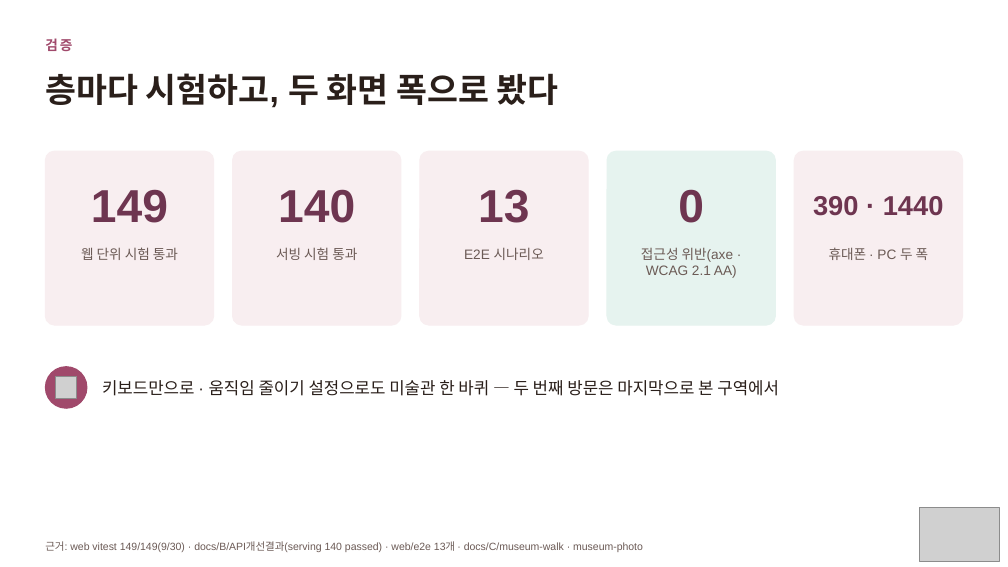
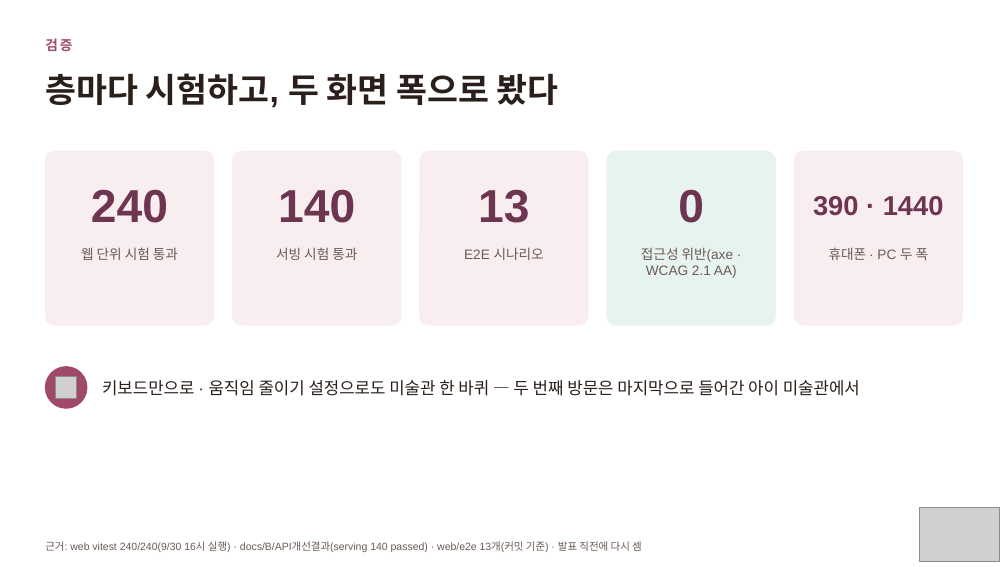
Before and after one commit to kids-gallery/uri-gallery, a slide deck: slide 17 of docs/공통/발표/우리아이미술관_발표2.pptx. Drawn at 1008x567 pixels with LibreOffice and Linux fonts; fonts in the diff are those of the drawing; grey boxes stand for pictures. Boxes give left, top, right and bottom in pixels: in the first picture for what was removed or moved away, otherwise in the second. Text is boxed around its words. In the diff, an @@ line names an element or a change of style, - is before the commit and + after.

```diff
--- a/docs/공통/발표/우리아이미술관_발표2.pptx
+++ b/docs/공통/발표/우리아이미술관_발표2.pptx
@@ text at <box>91,189,168,223</box>: text changed @@
-149
+240
@@ text at <box>102,380,860,396</box>: text changed @@
-키보드만으로 · 움직임 줄이기 설정으로도 미술관 한 바퀴 — 두 번째 방문은 마지막으로 본 구역에서
+키보드만으로 · 움직임 줄이기 설정으로도 미술관 한 바퀴 — 두 번째 방문은 마지막으로 들어간 아이 미술관에서
@@ text at <box>45,541,642,552</box>: text changed @@
-근거: web vitest 149/149(9/30) · docs/B/API개선결과(serving 140 passed) · web/e2e 13개 · docs/C/museum-walk · museum-photo
+근거: web vitest 240/240(9/30 16시 실행) · docs/B/API개선결과(serving 140 passed) · web/e2e 13개(커밋 기준) · 발표 직전에 다시 셈
```
Also in this commit, not shown: 13 other slides changed, 3 other files.
